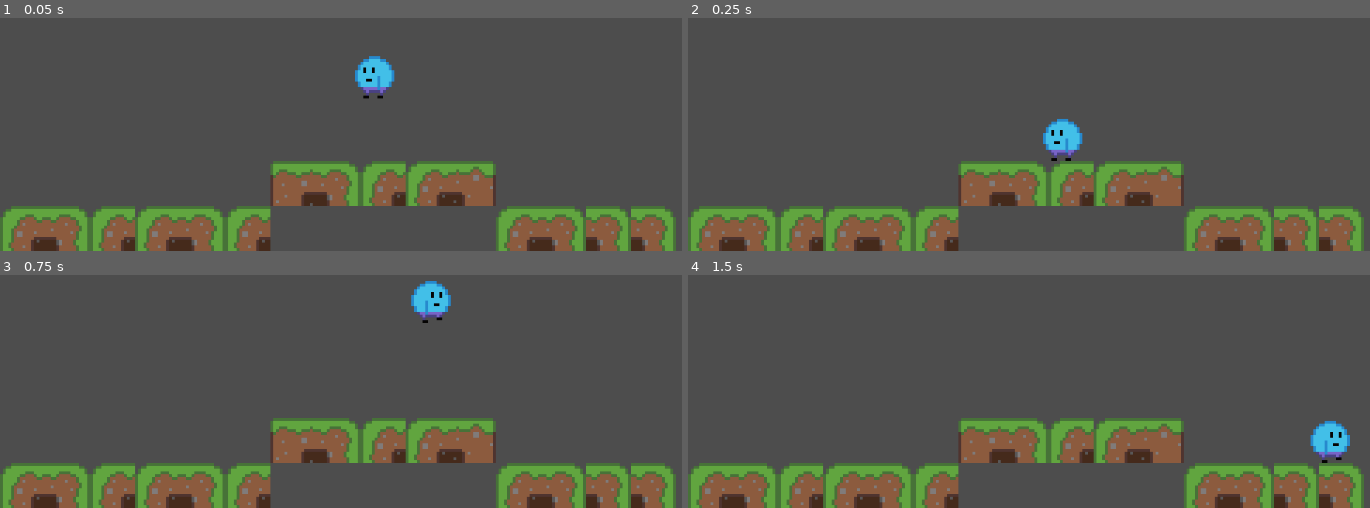
Above: before the commit, frames 1-4 (two rows, left to right).
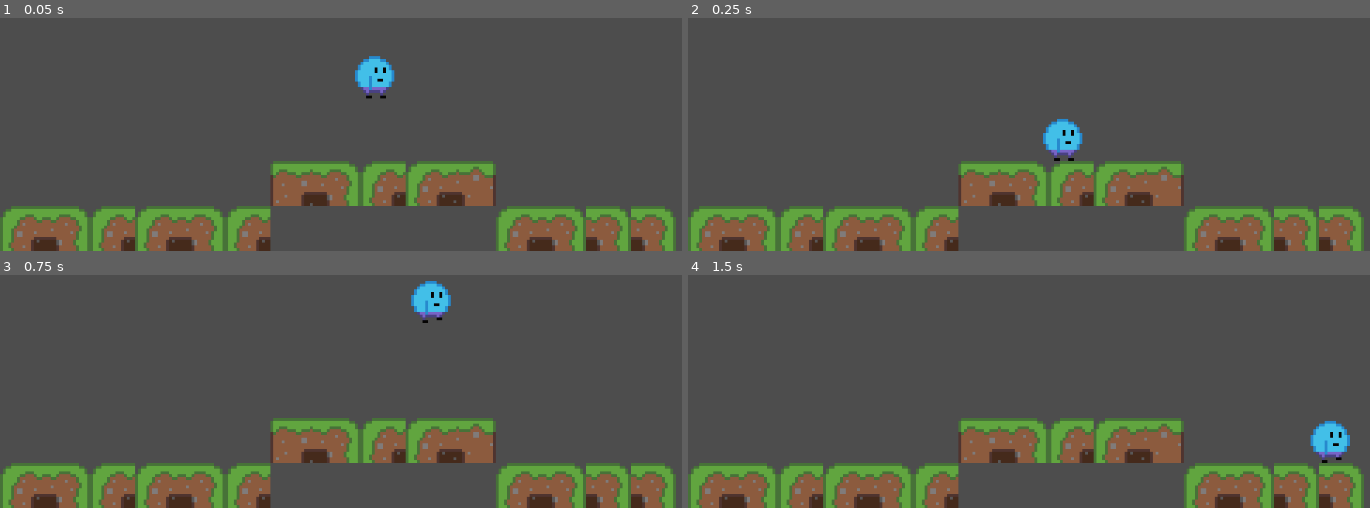
Above: after the commit, the same moments.

Repository: ellebell43/game
Game: Godot game, scene res://scenes/levels/test.tscn
Two runs of this game, one before a commit and one after it. Both use one fixed random seed, a clock stepped at 60 frames per second and the inputs below.
Inputs:
- Up to frame 1 (0.05 s): no input
- Up to frame 2 (0.25 s): no input
- Up to frame 3 (0.75 s): tap Enter (ui_accept) at 0.5 s; hold Right (ui_right) from 0.53 s (still down)
- Up to frame 4 (1.5 s): keep holding Right (ui_right); tap Enter (ui_accept) at 0.77 s

The runs differ from the first frame. In frame 1, 0.1% of the frame differs, in the area x 53-57%, y 21-35%; in frame 2, 0.1%; in frame 3, nothing differs; in frame 4, nothing differs.

Commit message:
sprite doesn't reflip on stop

Diff:
--- a/scenes/actors/character.gd
+++ b/scenes/actors/character.gd
@@ -22,7 +22,7 @@
 
 	if direction > 0:
 		sprite.flip_h = false
-	else:
+	elif direction < 0:
 		sprite.flip_h = true
 
 	if direction:
--- a/scenes/actors/character.tscn
+++ b/scenes/actors/character.tscn
@@ -99,7 +99,7 @@
 [node name="AnimatedSprite2D" type="AnimatedSprite2D" parent="."]
 sprite_frames = SubResource("SpriteFrames_dkjbp")
 animation = &"idle"
-frame_progress = 0.825291
+frame_progress = 0.266772
 
 [node name="WorldCollision" type="CollisionShape2D" parent="."]
 position = Vector2(0, 0.5)
